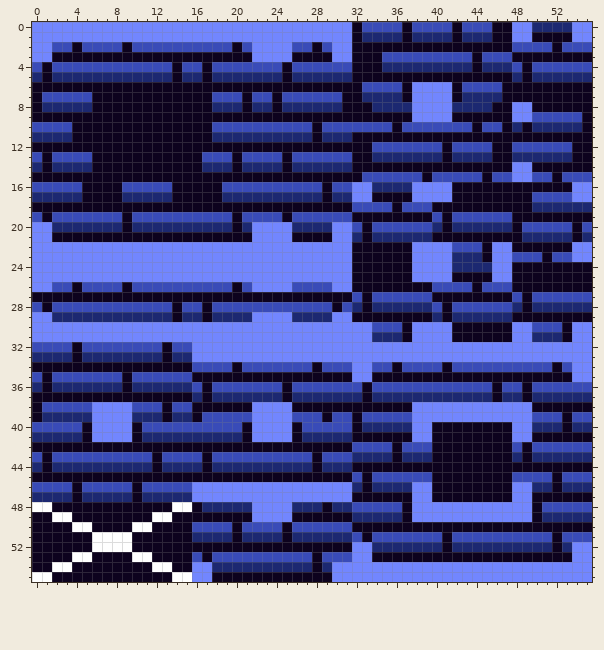
Two states of a pixel-art sprite, Assets/Sprites/Tiles/Brick_v3_.png. The picture above was drawn from the file before the commit.
The file is 56x56 pixels.
The same view after the edit:
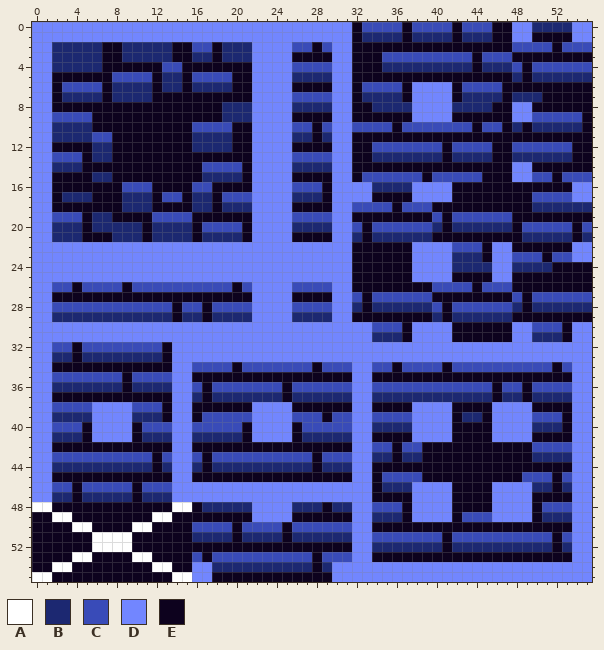
Palette (. is transparent): A #ffffff  B #1c2871  C #394bb8  D #7286ff  E #0d021e
From old to new:
Changed rows in their new state; - is an unchanged pixel.
first column x 0:
 2 --BBBBBEEBBBBBEE--EBBB------------------------------
 3 --BBBBB--BBBBB--BB-BBB------------------------------
 4 DDBBBBBEEEEEE-CEE-EEEEDDDD----DD--------------------
 5 DDEEEEEECCCCE-BECCCCEEDDDD----DD--------------------
 6 DD-CCCC-BBBB-BB-BBBB--DDDD----DD--------------------
 7 DDEBBBB-BBBB------EEE-DDDD----DD----------------BBB-
 8 DDEEEE------------E--BDDDD----DD--------------------
 9 DDCCCC-------------BBBDDDD----DD--------------------
10 DDBBBB----------CC--EEDDDD----DD--------------------
11 DD--BBCC--------BB--EEDDDD----DD--------------------
12 DD----BB--------BBBB--DDDD----DD--------------------
13 DD---EBB---------EEE-EDDDD----DD--------------------
14 DD---E-----------CCCCEDDDD----DD--------------------
15 DD----BB---------BBBB-DDDD----DD--------------EE----
16 DDEEE-------EE--CC-EEEDDDD----DD--------------------
17 DDE--B------ECC-BB-CCCDDDD----DD--------------------
18 DD-------BBB----BB-BBBDDDD----DD--------------------
19 DD---EBBE-EE----EEEE-EDDDD----DD--------------------
20 -----E---B-E----ECCCCE------------------------------
21 --BBB---BBB-BBBB-BBBB-------------------------------
24 ------------------------------------------------BBBB
27 DD--------------------DDDD----DD--------------------
28 DD--------------------DDDD----DD--------------------
first column x 0:
32 DD------------DD----------------------------------------
33 DD------------DD----------------------------------------
34 DD------------DD----------------------------------------
35 DD------------DD----------------------------------------
36 DD------------DD----------------DD--------------------DD
37 DD------------DD----------------DD--------------------DD
38 DD------------DD----------------DD--------EEEE--------DD
39 DD------------DD----------------DD--------EBBE--------DD
40 DD------------DD----------------DD------DD----DD------DD
41 DD------------DD----------------DD------DD----DD------DD
42 DD------------DD----------------DD-----E--------E-----DD
43 DD------------DD----------------DD-----E--------E-----DD
44 DD------------DD----------------DD--------------------DD
45 DD------------DD----------------DDE----E--------E-----DD
46 DD------------DD----------------DDE-----DD----DD------DD
47 DD------------DD----------------DD------DD----DD------DD
48 --------------------------------DD--------EEEE--------DD
49 --------------------------------DD--------ECCC--------DD
50 --------------------------------DD--------------------DD
51 --------------------------------DD--------------------DD
